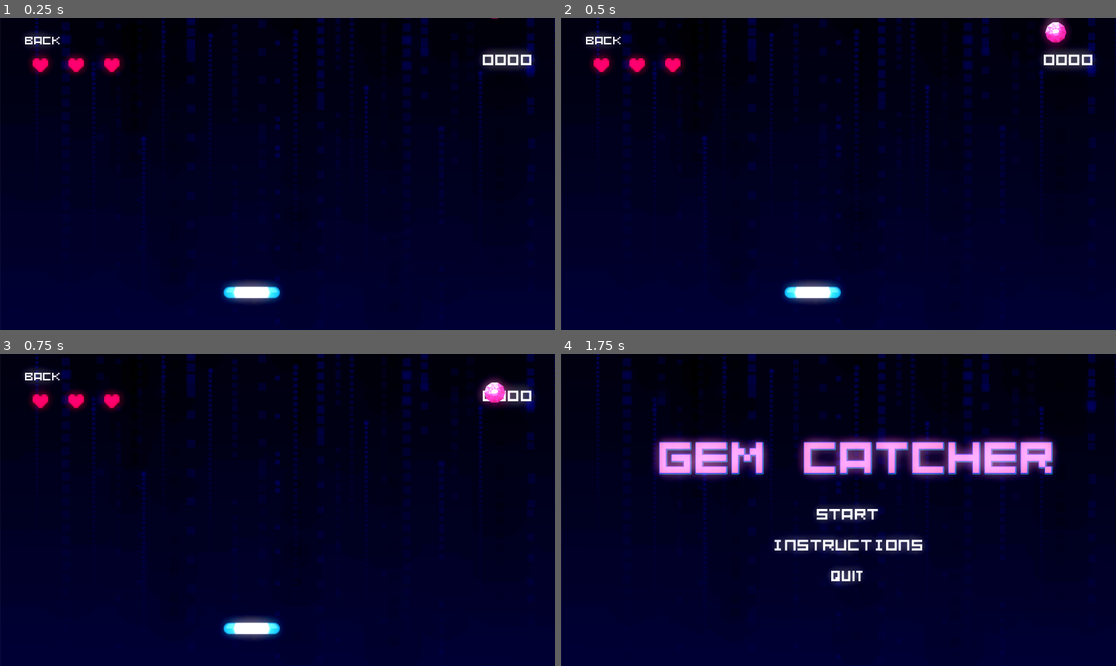
Above: before the commit, frames 1-4 (two rows, left to right).
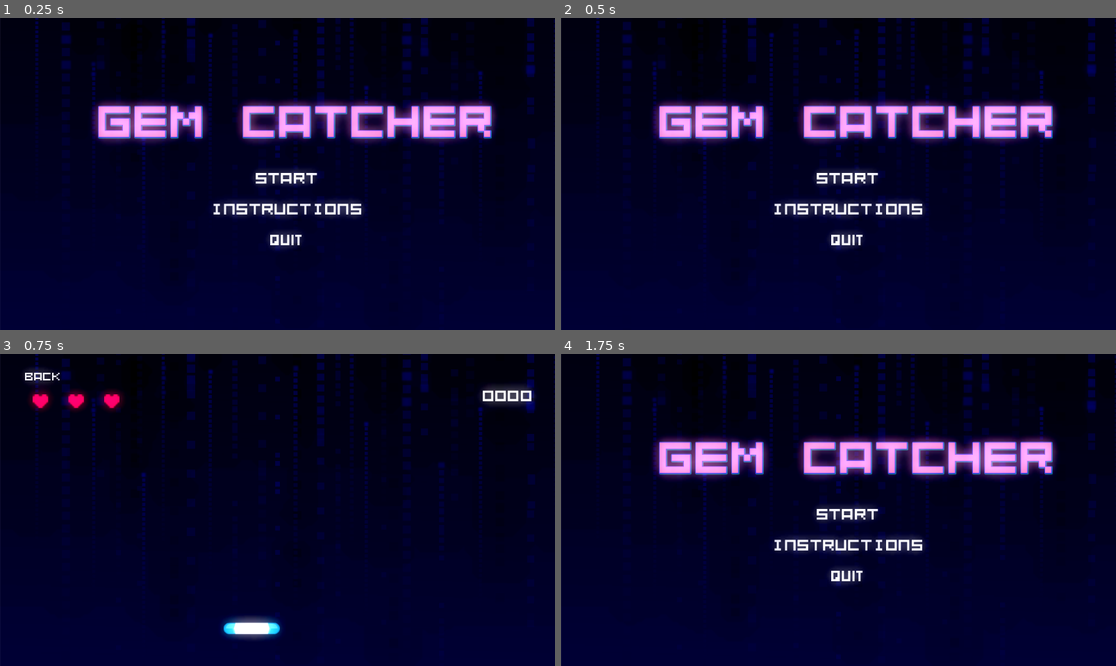
Above: after the commit, the same moments.

Repository: NyankoNekomi/Gem_catcher_version2
Game: Godot game, scene res://scenes/home_page.tscn
Same seed, same stepped clock (60 frames per second), same inputs: the game is played once before the commit and once after it. Before the commit the project starts from res://scenes/game.tscn.
Inputs (mouse positions are in pixels of both pictures, inside the frame that each line leads up to):
- Up to frame 1 (0.25 s): no input
- Up to frame 2 (0.5 s): no input
- Up to frame 3 (0.75 s): click (288, 513) at 0.5 s, where only the run after the commit has a clickable "START"
- Up to frame 4 (1.75 s): click "BACK" at 1.25 s

The runs differ from the first frame. In frame 1, 12% of the frame differs, in the area x 4-97%, y 0-92%; in frame 2, 13%; in frame 3, 1.3%; in frame 4, nothing differs.

Commit message:
commiting changes

Diff:
--- a/project.godot
+++ b/project.godot
@@ -11,9 +11,11 @@
 [application]
 
 config/name="Demo1"
-run/main_scene="res://scenes/game.tscn"
+run/main_scene="uid://c13yb5l7frhjt"
 config/features=PackedStringArray("4.4", "GL Compatibility")
-config/icon="res://icon.svg"
+boot_splash/image="uid://boscvw3cm7rlq"
+config/icon="res://Asset/icon.svg"
+boot_splash/minimum_display_time=3000
 
 [autoload]
 
Binary file added: Asset/creator logo/Godot Engine Screenshot 2025.04.02 - 15.50.51.49.png
Not shown, added: Asset/creator logo/Godot Engine Screenshot 2025.04.02 - 15.50.51.49.png.import
Binary file added: Asset/creator logo/neko_face.png
Not shown, added: Asset/creator logo/neko_face.png.import
Binary file added: Asset/creator logo/neko_face_orange.png
Not shown, added: Asset/creator logo/neko_face_orange.png.import
Binary file added: Asset/creator logo/neko_face_white.png
Not shown, added: Asset/creator logo/neko_face_white.png.import
Binary file added: Asset/creator logo/neko_face_whitebg.png
Not shown, added: Asset/creator logo/neko_face_whitebg.png.import
Binary file added: Asset/creator logo/sammy_games 101_lowres.png
Not shown, added: Asset/creator logo/sammy_games 101_lowres.png.import
(and 16 more such lines)
